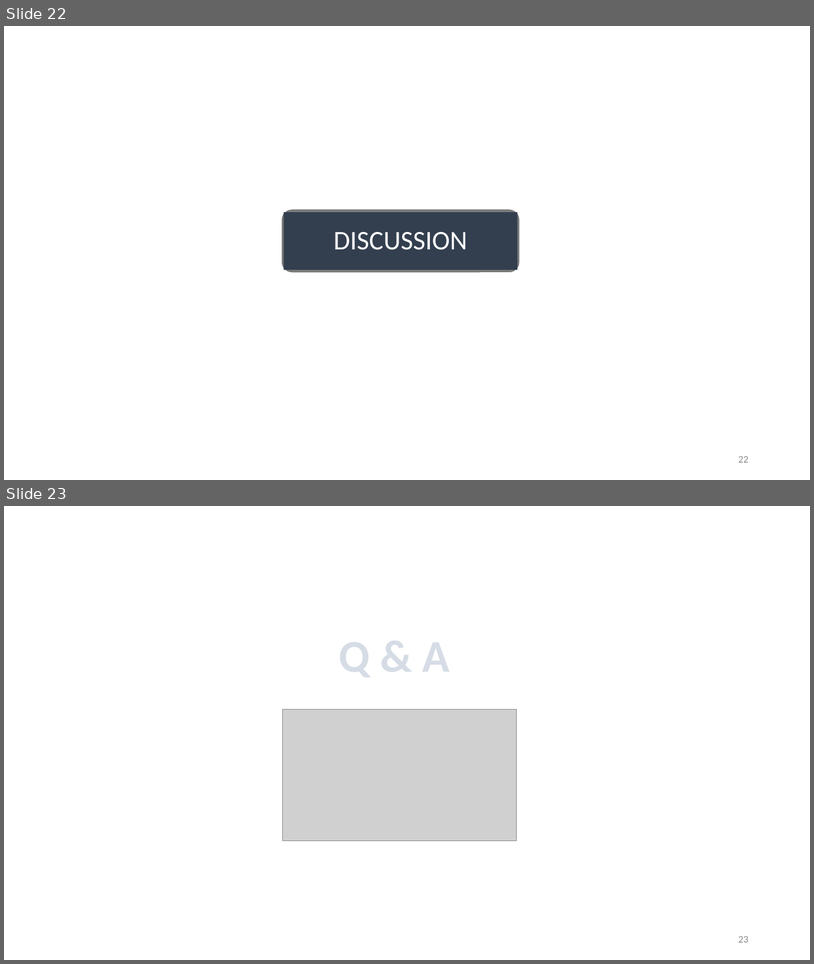
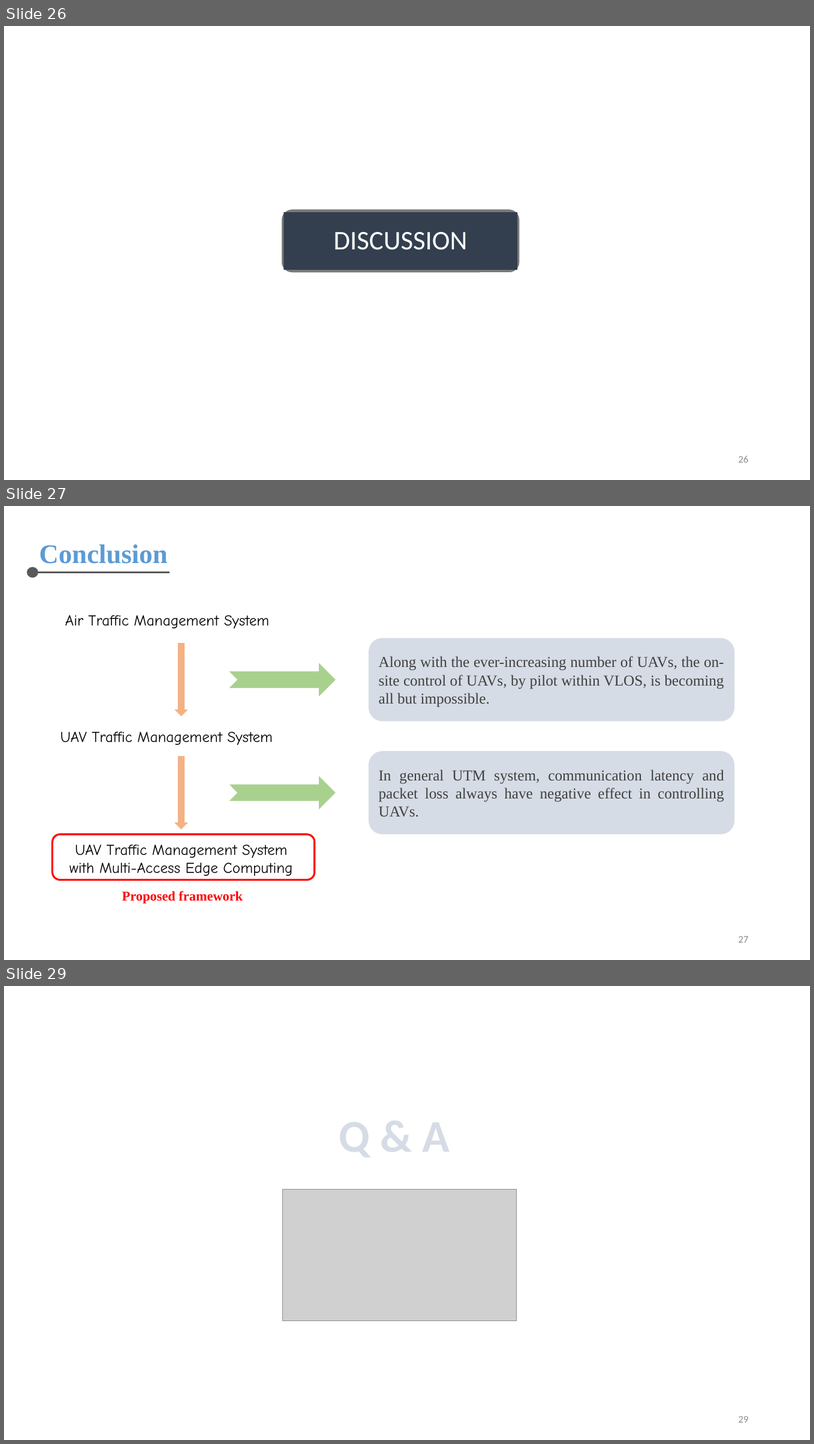
Before and after one commit to chris-nthu/communication, a slide deck: wireless_network/PaperReading/Report.pptx. Shown one above the other, each under a label of ours: slides 22 and 23 before the commit, slides 26, 27 and 29 after it; the slides between them are not shown. The pictures are 814x964 and 814x1444 pixels, drawn with LibreOffice and Linux fonts; fonts in the diff are those of the drawing; grey boxes stand for pictures. Boxes give left, top, right and bottom in pixels: in the first picture for what was removed or moved away, otherwise in the second. Text is boxed around its words. In the diff, an @@ line names an element or a change of style, - is before the commit and + after.

```diff
--- a/wireless_network/PaperReading/Report.pptx
+++ b/wireless_network/PaperReading/Report.pptx
@@ slide 27 added at [4, 506, 810, 960], background #FFFFFF @@
@@ text added at [39, 544, 168, 564], 32 pt, text #5B9BD5, bold @@
+Conclusion
@@ ellipse added at [27, 567, 38, 578], fill #595959 @@
@@ line added from (38, 573) to (170, 573), #595959 2 pt @@
@@ text added at [65, 615, 270, 628], 18 pt, text #000000 @@
+Air Traffic Management System
@@ down arrow added at [174, 643, 189, 716], fill #F4B183 @@
@@ rounded rectangle added at [369, 638, 735, 721], fill #D6DCE5, 18 pt, text #404040 @@
+Along with the ever-increasing number of UAVs, the on-site control of UAVs, by pilot within VLOS, is becoming all but impossible.
@@ notched right arrow added at [230, 663, 336, 697], fill #A9D18E @@
@@ text added at [60, 732, 273, 745], 18 pt, text #000000 @@
+UAV Traffic Management System
@@ down arrow added at [174, 756, 189, 829], fill #F4B183 @@
@@ rounded rectangle added at [369, 751, 735, 834], fill #D6DCE5, 18 pt, text #404040 @@
+In general UTM system, communication latency and packet loss always have negative effect in controlling UAVs.
@@ notched right arrow added at [230, 776, 336, 809], fill #A9D18E @@
@@ rounded rectangle added at [53, 834, 315, 879], outline #FF0000 2.25 pt @@
@@ text added at [69, 844, 293, 876], 18 pt, text #000000 @@
+UAV Traffic Management System
+with Multi-Access Edge Computing
@@ text added at [122, 891, 243, 903], 16 pt, text #FF0000, bold @@
+Proposed framework
@@ page number added at [738, 936, 749, 942], 12 pt, text #8C8C8C @@
+27
@@ what was slide 22 is now slide 26 @@
@@ page number at [738, 456, 749, 462]: text changed @@
-22
+26
@@ what was slide 23 is now slide 29 @@
@@ page number at [738, 1416, 749, 1422]: text changed @@
-23
+29
```
Also in this commit, not shown: 6 slides changed, 5 other slides added.
